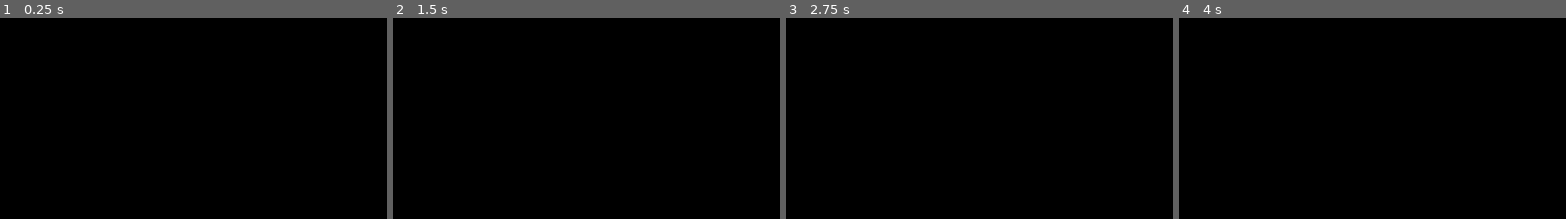
Above: before the commit, frames 1-4 (left to right).
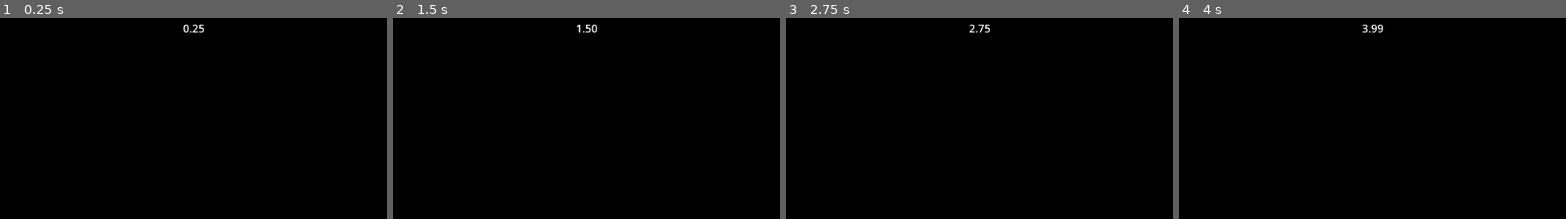
Above: after the commit, the same moments.

Repository: tbongiorno/gmtk2026
Game: Godot game, scene res://src/core/main_game/MainGame.tscn
The game is run twice, just before and just after one commit, with the same random seed, the same clock (stepped at 60 frames per second) and the same inputs.
Inputs (mouse positions are % of the whole screen's width and height, from its top left):
- Up to frame 1 (0.25 s): no input
- Up to frame 2 (1.5 s): move the mouse to (55, 46) at 0.52 s; hold W (forward) from 0.53 s (still down); right-click (55, 46) at 0.6 s; tap Space (jump) at 0.77 s; move the mouse to (45, 47) at 1.27 s; tap Shift (dash) at 1.35 s
- Up to frame 3 (2.75 s): keep holding W (forward); tap Space (jump) at 1.52 s; move the mouse to (52, 44) at 2.02 s; click (52, 44) at 2.1 s
- Up to frame 4 (4 s): keep holding W (forward); move the mouse to (49, 48) at 2.77 s; tap Ctrl (slide) at 2.85 s; tap Space (jump) at 3.02, 3.77 s; move the mouse to (57, 47) at 3.52 s; right-click (57, 47) at 3.6 s
The pictures show only the part of the screen within x 12-62%, y 0-50%; the shares and areas given below are measured in that part.

The runs differ from the first frame. In frame 1, 0.1% of the frame differs, in the area x 47-53%, y 3-8%; in frame 2, 0.1%; in frame 3, 0.1%; in frame 4, 0.1%.

Commit message:
pause, enemy_shooting

Diff:
--- a/gmtk-2026/src/core/main_game/MainGame.tscn
+++ b/gmtk-2026/src/core/main_game/MainGame.tscn
@@ -1,13 +1,16 @@
 [gd_scene format=3 uid="uid://6i55fu3ajr3g"]
 
 [ext_resource type="Script" uid="uid://b04e6hsaqfmp1" path="res://src/core/main_game/main_game.gd" id="1_l3iix"]
+[ext_resource type="PackedScene" uid="uid://gm6asm05vlw7" path="res://src/ui/hud_node.tscn" id="2_o4umv"]
 
 [node name="MainGame" type="Node" unique_id=1670218661]
+process_mode = 3
 script = ExtResource("1_l3iix")
 
 [node name="Systems" type="Node" parent="." unique_id=90150011]
 
 [node name="World" type="Node3D" parent="." unique_id=1872853913]
+process_mode = 1
 
 [node name="LevelRoot" type="Node3D" parent="World" unique_id=1424433449]
 unique_name_in_owner = true
@@ -19,16 +22,21 @@
 unique_name_in_owner = true
 
 [node name="HudLayer" type="CanvasLayer" parent="." unique_id=1279813614]
+process_mode = 3
 layer = 10
 
 [node name="HudRoot" type="Control" parent="HudLayer" unique_id=1369151842]
 unique_name_in_owner = true
 layout_mode = 3
 anchors_preset = 0
-offset_right = 40.0
-offset_bottom = 40.0
+offset_right = 1152.0
+offset_bottom = 648.0
+
+[node name="hud_node" parent="HudLayer/HudRoot" unique_id=208336938 instance=ExtResource("2_o4umv")]
+layout_mode = 1
 
 [node name="PauseLayer" type="CanvasLayer" parent="." unique_id=357698129]
+process_mode = 2
 layer = 20
 
 [node name="PauseLayer" type="Control" parent="PauseLayer" unique_id=857439712]
@@ -39,6 +47,7 @@
 offset_bottom = 40.0
 
 [node name="TransitionLayer" type="CanvasLayer" parent="." unique_id=1402105732]
+process_mode = 3
 layer = 100
 
 [node name="TransitionLayer" type="Control" parent="TransitionLayer" unique_id=1675573622]
@@ -49,6 +58,7 @@
 offset_bottom = 40.0
 
 [node name="DebugLayer" type="CanvasLayer" parent="." unique_id=1438404093]
+process_mode = 3
 layer = 158
 
 [node name="DebugLayer" type="Control" parent="DebugLayer" unique_id=669495913]
--- a/gmtk-2026/src/core/main_game/main_game.gd
+++ b/gmtk-2026/src/core/main_game/main_game.gd
@@ -21,10 +21,12 @@
 @onready var transition_layer = $TransitionLayer
 @onready var debug_layer = $DebugLayer
 
-
 func _ready():
 	_init_player()
 	load_level(TEST_LEVEL)
+
+func _process(delta: float) -> void:
+	pass
 
 
 func _init_player():
--- /dev/null
+++ b/gmtk-2026/src/gameplay/bullet.gd
@@ -0,0 +1,31 @@
+extends Node3D
+
+var target_position = null
+var bullet_direction = null
+var bullet_moving = false
+const BULLET_SPEED = 7
+
+
+# Called when the node enters the scene tree for the first time.
+func _ready():
+	pass # Replace with function body.
+
+
+# Called every frame. 'delta' is the elapsed time since the previous frame.
+func _process(delta):
+	if bullet_moving:
+		global_position += bullet_direction * BULLET_SPEED * delta
+
+
+func init_bullet(target):
+	target_position = target.global_position
+	bullet_direction = global_position.direction_to(target_position)
+	bullet_moving = true
+
+
+func _on_area_3d_body_entered(body):
+	if body.name == "player":
+		body.hit()
+	else:
+		print(body.name)
+		queue_free()
--- /dev/null
+++ b/gmtk-2026/src/gameplay/bullet.tscn
@@ -0,0 +1,23 @@
+[gd_scene format=3 uid="uid://brvi21mi4iukp"]
+
+[ext_resource type="Script" uid="uid://cxicc7g10m7gy" path="res://src/gameplay/bullet.gd" id="1_gpyf3"]
+
+[sub_resource type="SphereShape3D" id="SphereShape3D_agga2"]
+radius = 0.12764154
+
+[sub_resource type="SphereMesh" id="SphereMesh_gpyf3"]
+radius = 0.125
+height = 0.25
+
+[node name="bullet" type="Node3D" unique_id=816249390]
+script = ExtResource("1_gpyf3")
+
+[node name="Area3D" type="Area3D" parent="." unique_id=213462540]
+
+[node name="CollisionShape3D" type="CollisionShape3D" parent="Area3D" unique_id=554496672]
+shape = SubResource("SphereShape3D_agga2")
+
+[node name="MeshInstance3D" type="MeshInstance3D" parent="." unique_id=525120963]
+mesh = SubResource("SphereMesh_gpyf3")
+
+[connection signal="body_entered" from="Area3D" to="." method="_on_area_3d_body_entered"]
--- a/gmtk-2026/src/gameplay/player.tscn
+++ b/gmtk-2026/src/gameplay/player.tscn
@@ -9,8 +9,6 @@
 
 [node name="player" type="CharacterBody3D" unique_id=2107680255]
 script = ExtResource("1_4j6do")
-DASH_VELOCITY = null
-SLIDE_VELOCITY = null
 metadata/_custom_type_script = "uid://dae1t8ny86kln"
 
 [node name="Head" parent="." unique_id=323156219 instance=ExtResource("2_oyjl1")]
--- a/gmtk-2026/src/gameplay/turret_enemy.gd
+++ b/gmtk-2026/src/gameplay/turret_enemy.gd
@@ -2,7 +2,8 @@
 extends Node3D
 
 @onready var player = get_parent().get_node("player")
-@onready var bullet = $bullet
+@onready var bullets = $bullets
+var bullet = load("res://src/gameplay/bullet.tscn")
 
 var target_position = null
 var bullet_direction = null
@@ -16,23 +17,11 @@
 
 # Called every frame. 'delta' is the elapsed time since the previous frame.
 func _process(delta):
-	target_position = player.global_position
-	if bullet_moving:
-		bullet.global_position += bullet_direction * BULLET_SPEED * delta
+	pass
 
 
 func _on_shoot_timer_timeout():
-	bullet.get_child(1).disabled = true
-	bullet.position = Vector3(0, 0, 0)
-	bullet.show()
-
-	bullet_direction = (global_position - target_position).normalized()
-	bullet.get_child(1).disabled = false
+	var new_bullet = bullet.instantiate()
+	bullets.add_child(new_bullet)
+	new_bullet.init_bullet(player)
 	print("Fired")
-
-func _on_bullet_body_entered(body):
-	if body.name == "player":
-		body.hit()
-	else:
-		bullet_moving = false
-		bullet.hide()
--- a/gmtk-2026/src/gameplay/turret_enemy.tscn
+++ b/gmtk-2026/src/gameplay/turret_enemy.tscn
@@ -10,13 +10,6 @@
 
 [sub_resource type="CylinderShape3D" id="CylinderShape3D_kf185"]
 
-[sub_resource type="SphereMesh" id="SphereMesh_kf185"]
-radius = 0.125
-height = 0.25
-
-[sub_resource type="SphereShape3D" id="SphereShape3D_kf185"]
-radius = 0.1294299
-
 [node name="turret_enemy" type="Node3D" unique_id=1957503470]
 script = ExtResource("1_kf185")
 
@@ -28,20 +21,10 @@
 [node name="CollisionShape3D" type="CollisionShape3D" parent="Area3D" unique_id=842721733]
 shape = SubResource("CylinderShape3D_kf185")
 
-[node name="bullet" type="Area3D" parent="." unique_id=1216536943]
-visible = false
-
-[node name="MeshInstance3D2" type="MeshInstance3D" parent="bullet" unique_id=199168904]
-mesh = SubResource("SphereMesh_kf185")
-
-[node name="CollisionShape3D" type="CollisionShape3D" parent="bullet" unique_id=2019152610]
-shape = SubResource("SphereShape3D_kf185")
-disabled = true
-
 [node name="shoot_timer" type="Timer" parent="." unique_id=1010215900]
+wait_time = 3.0
 autostart = true
 
 [node name="bullets" type="Node3D" parent="." unique_id=1558640424]
 
-[connection signal="body_entered" from="bullet" to="." method="_on_bullet_body_entered"]
 [connection signal="timeout" from="shoot_timer" to="." method="_on_shoot_timer_timeout"]
--- /dev/null
+++ b/gmtk-2026/src/ui/hud_node.gd
@@ -0,0 +1,27 @@
+extends Control
+
+# Time Tracking Stuff
+var time_elapsed : float = 0.0
+var time_stopped : bool = false
+
+# Called when the node enters the scene tree for the first time.
+func _ready():
+	pass # Replace with function body.
+
+
+# Called every frame. 'delta' is the elapsed time since the previous frame.
+func _process(delta):
+	if not time_stopped:
+		time_elapsed += delta
+		$stopwatch.text = str(time_elapsed).pad_decimals(2)
+
+	if Input.is_action_just_pressed("pause"):
+		print("Paused")
+		start_or_stop_stopwatch()
+		get_tree().paused = not get_tree().paused
+
+func start_or_stop_stopwatch():
+	time_stopped = not time_stopped
+
+func reset_stopwatch():
+	time_elapsed = 0.0
--- /dev/null
+++ b/gmtk-2026/src/ui/hud_node.tscn
@@ -0,0 +1,19 @@
+[gd_scene format=3 uid="uid://gm6asm05vlw7"]
+
+[ext_resource type="Script" uid="uid://d03c4i74531y7" path="res://src/ui/hud_node.gd" id="1_6sh2a"]
+
+[node name="hud_node" type="Control" unique_id=208336938]
+layout_mode = 3
+anchors_preset = 15
+anchor_right = 1.0
+anchor_bottom = 1.0
+grow_horizontal = 2
+grow_vertical = 2
+script = ExtResource("1_6sh2a")
+
+[node name="stopwatch" type="Label" parent="." unique_id=246196973]
+layout_mode = 0
+offset_left = 412.0
+offset_top = 50.0
+offset_right = 708.0
+offset_bottom = 125.0
Not shown, added: gmtk-2026/src/gameplay/bullet.gd.uid
Not shown, added: gmtk-2026/src/ui/hud_node.gd.uid
